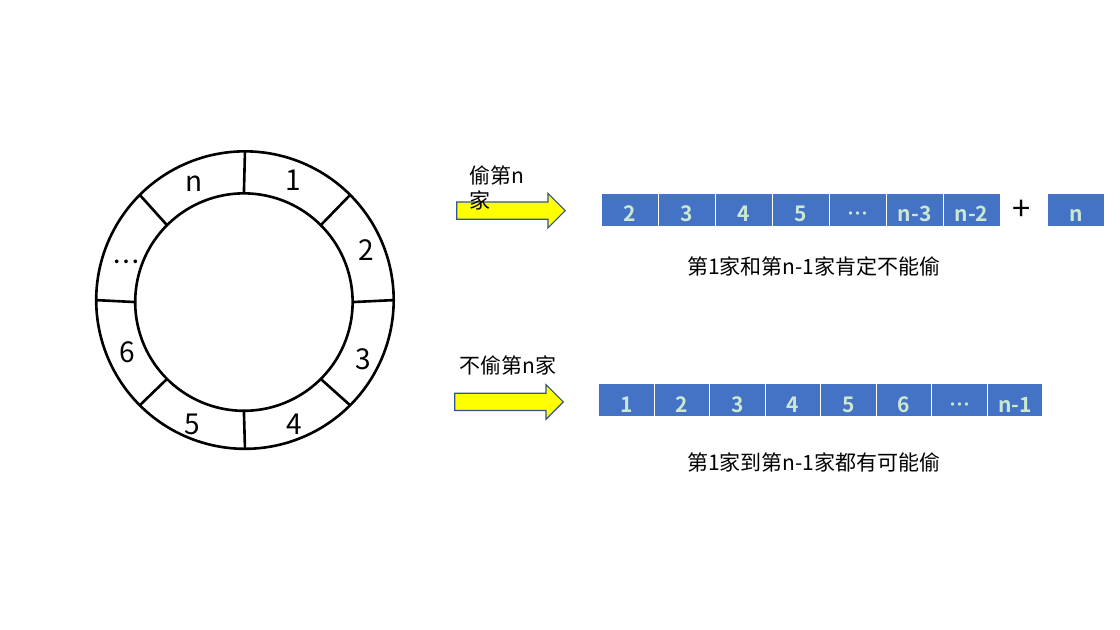
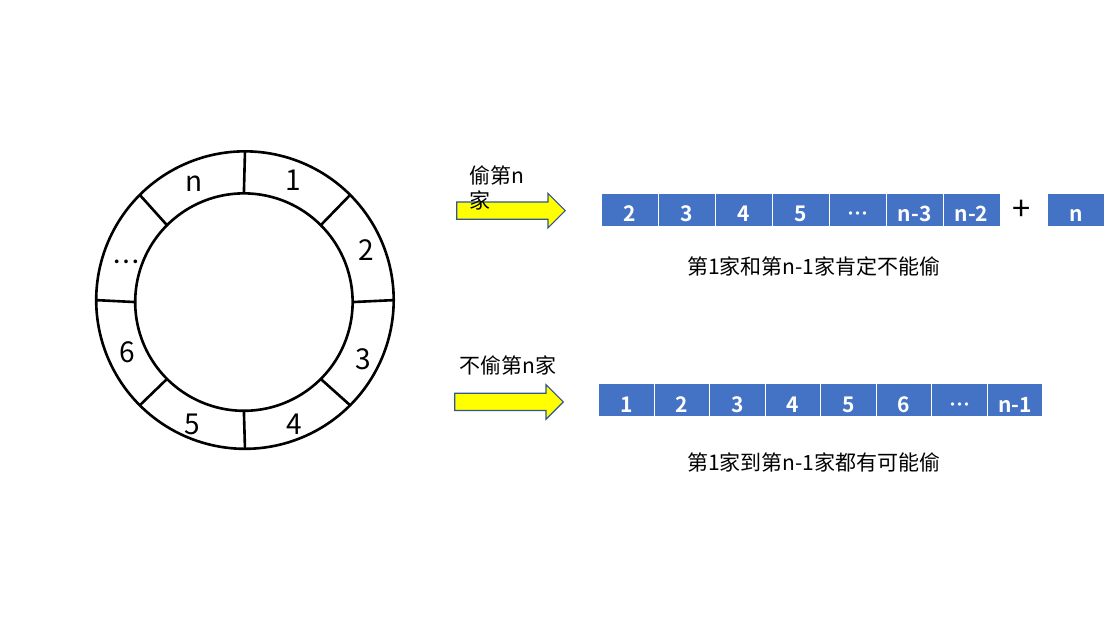
Before and after one commit to web-logs2/ReadNote, a slide deck: slide 1 of LeetCode/作图.pptx. Drawn at 1120x630 pixels with LibreOffice and Linux fonts; fonts in the diff are those of the drawing. Boxes give left, top, right and bottom in pixels: in the first picture for what was removed or moved away, otherwise in the second. Text is boxed around its words. In the diff, an @@ line names an element or a change of style, - is before the commit and + after.

```diff
--- a/LeetCode/作图.pptx
+++ b/LeetCode/作图.pptx
@@ background #CCE8CF to #FFFFFF @@
@@ table at (602,193,1002,228) @@
@@ text colour #CCE8CF to #FFFFFF @@
@@ borders changed @@
@@ table at (1048,193,1105,228) @@
@@ text colour #CCE8CF to #FFFFFF @@
@@ borders changed @@
@@ table at (599,384,1043,421) @@
@@ text colour #CCE8CF to #FFFFFF @@
@@ borders changed @@
```
Also in this commit, not shown: 5 other slides changed, 1 slide added, 5 other files.
